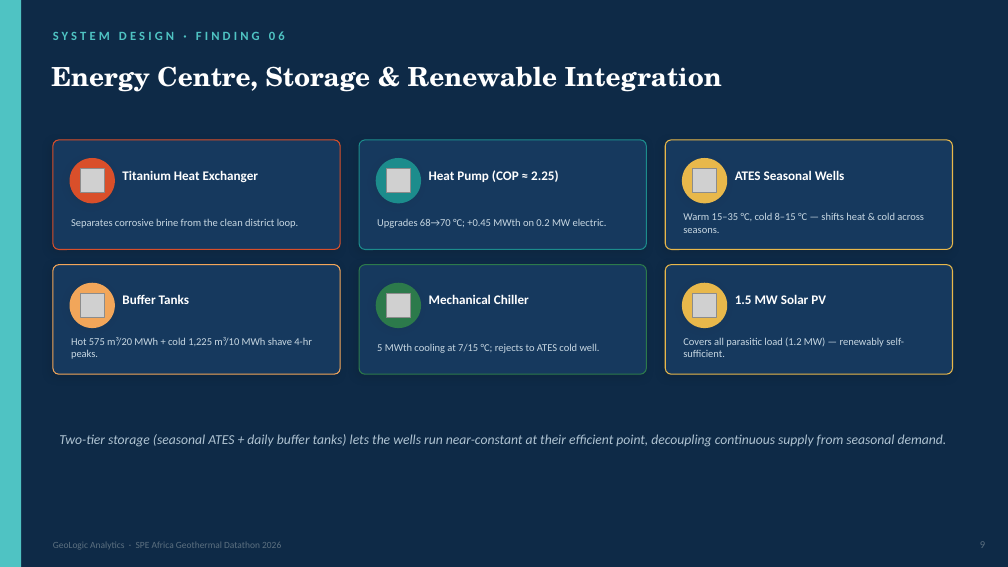
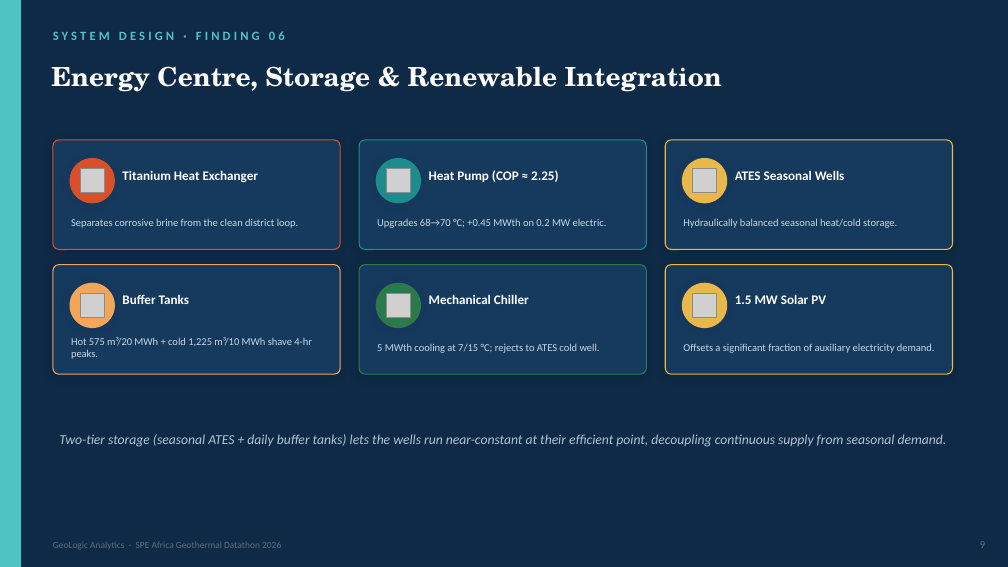
Before and after one commit to FavourOgboi/africa-geothermal-datathon-2026, a slide deck: slide 9 of presentation_assets/slide_exports/Team_GeoLogicAnalytics_PPT_V1.pptx. Drawn at 1008x567 pixels with LibreOffice and Linux fonts; fonts in the diff are those of the drawing; grey boxes stand for pictures. Boxes give left, top, right and bottom in pixels: in the first picture for what was removed or moved away, otherwise in the second. Text is boxed around its words. In the diff, an @@ line names an element or a change of style, - is before the commit and + after.

```diff
--- a/presentation_assets/slide_exports/Team_GeoLogicAnalytics_PPT_V1.pptx
+++ b/presentation_assets/slide_exports/Team_GeoLogicAnalytics_PPT_V1.pptx
@@ text at <box>683,218,897,228</box>: text changed @@
-Warm 15–35 °C, cold 8–15 °C — shifts heat & cold across seasons.
+Hydraulically balanced seasonal heat/cold storage.
@@ text at <box>683,343,935,353</box>: text changed @@
-Covers all parasitic load (1.2 MW) — renewably self-sufficient.
+Offsets a significant fraction of auxiliary electricity demand.
```
Also in this commit, not shown: 3 other slides changed, 5 other files.
